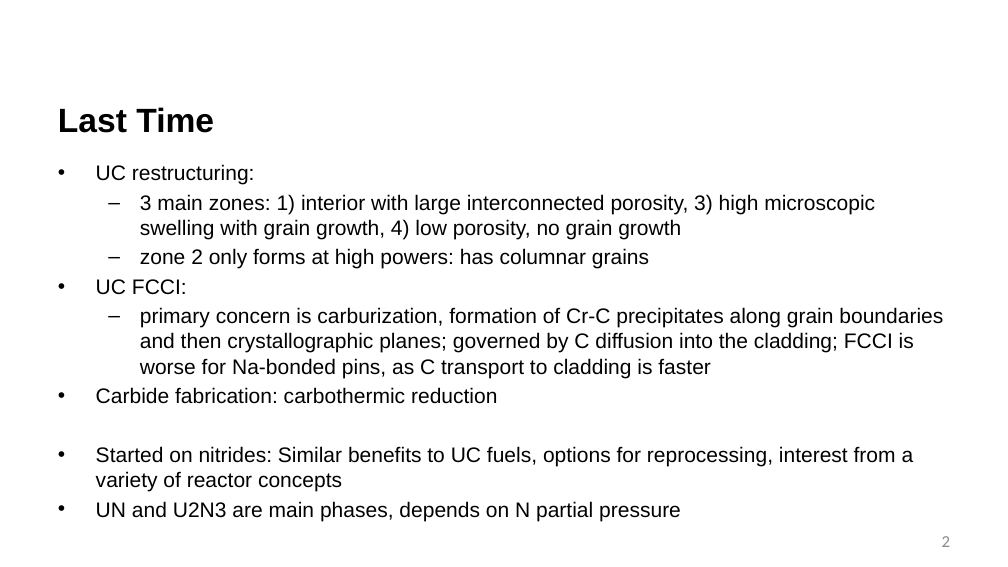
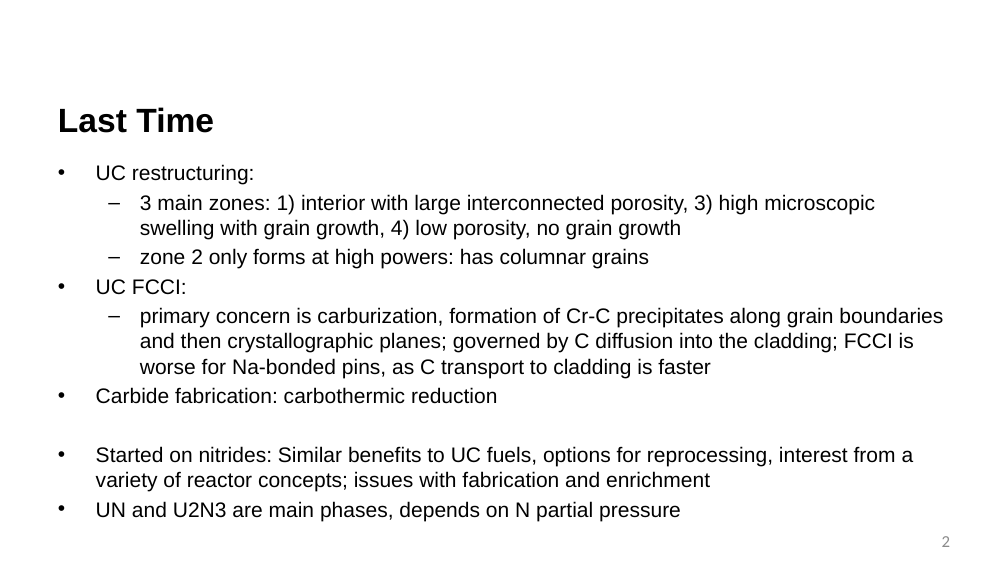
Before and after one commit to benbeeler/TEACHING, a slide deck: slide 2 of Advanced Reactor Materials/Fall2026/Lec18_nitride.pptx. Drawn at 1008x567 pixels with LibreOffice and Linux fonts; fonts in the diff are those of the drawing; background and template pictures are left out. Boxes give left, top, right and bottom in pixels: in the first picture for what was removed or moved away, otherwise in the second. Text is boxed around its words. In the diff, an @@ line names an element or a change of style, - is before the commit and + after.

```diff
--- a/Advanced Reactor Materials/Fall2026/Lec18_nitride.pptx
+++ b/Advanced Reactor Materials/Fall2026/Lec18_nitride.pptx
@@ text at (96, 446, 914, 492): text changed @@
-• Started on nitrides: Similar benefits to UC fuels, options for reprocessing, interest from a variety of reactor concepts
+• Started on nitrides: Similar benefits to UC fuels, options for reprocessing, interest from a variety of reactor concepts; issues with fabrication and enrichment
```
Also in this commit, not shown: 13 other slides changed, 10 slides added, 4 slides removed, 2 other files.
